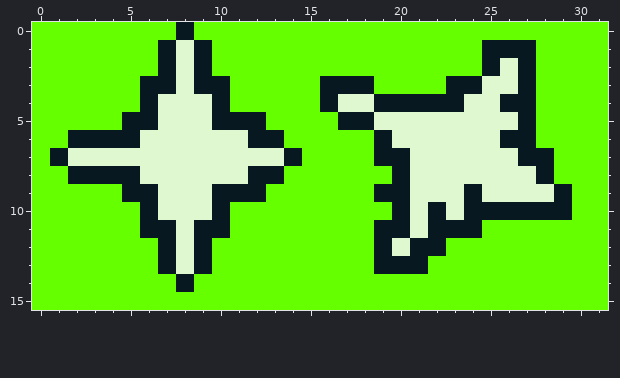
Two versions of one pixel-art sprite, Undertale Demake/assets/sprites/save.png. Above: the version before the commit.
The file is 32x16 pixels.
New version:
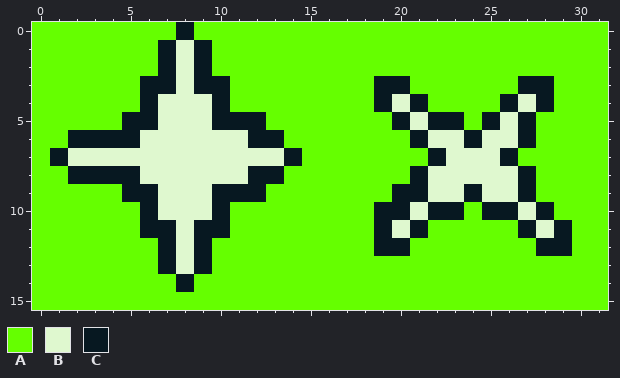
Palette (. is transparent): A #65ff00  B #dff8cf  C #071821
The exact change:
{"y":1,"x":25,"old":"CCC","new":"AAA"}
{"y":2,"x":25,"old":"CBC","new":"AAA"}
{"y":3,"x":16,"old":"CCCAA","new":"AAACC"}
{"y":3,"x":23,"old":"CCBB","new":"AAAA"}
{"y":3,"x":28,"old":"A","new":"C"}
{"y":4,"x":16,"old":"CBB","new":"AAA"}
{"y":4,"x":20,"old":"C","new":"B"}
{"y":4,"x":22,"old":"CCBB","new":"AAAA"}
{"y":4,"x":27,"old":"CA","new":"BC"}
{"y":5,"x":17,"old":"CCBB","new":"AAAC"}
{"y":5,"x":22,"old":"BBBB","new":"CCAC"}
{"y":6,"x":19,"old":"CBB","new":"AAC"}
{"y":6,"x":24,"old":"B","new":"C"}
{"y":6,"x":26,"old":"C","new":"B"}
{"y":7,"x":19,"old":"CCBB","new":"AAAC"}
{"y":7,"x":26,"old":"BCC","new":"CAA"}
{"y":8,"x":20,"old":"CB","new":"AC"}
{"y":8,"x":27,"old":"BC","new":"CA"}
{"y":9,"x":19,"old":"C","new":"A"}
{"y":9,"x":21,"old":"B","new":"C"}
{"y":9,"x":27,"old":"BBC","new":"CAA"}
{"y":10,"x":19,"old":"A","new":"C"}
{"y":10,"x":23,"old":"BC","new":"CA"}
{"y":10,"x":27,"old":"C","new":"B"}
{"y":10,"x":29,"old":"C","new":"A"}
{"y":11,"x":20,"old":"CBCCC","new":"BCAAA"}
{"y":11,"x":27,"old":"AAA","new":"CBC"}
{"y":12,"x":20,"old":"BCC","new":"CAA"}
{"y":12,"x":28,"old":"AA","new":"CC"}
{"y":13,"x":19,"old":"CCC","new":"AAA"}
{"label":"changed","picture_box":[320,40,572,274]}
